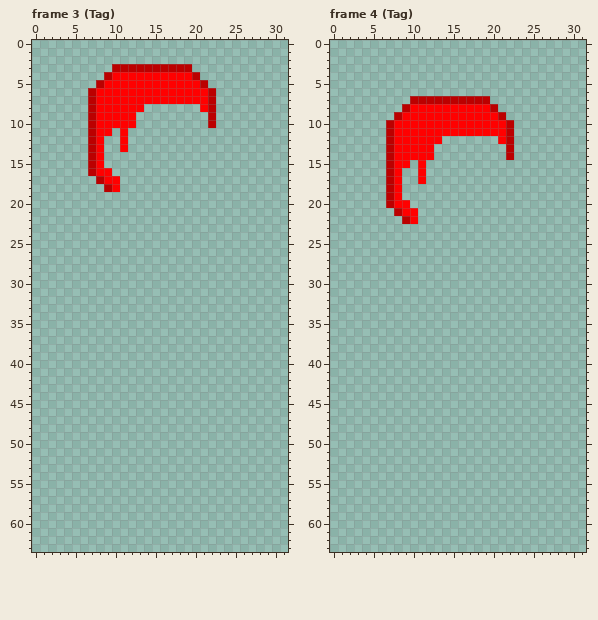
Edited in one commit: pixel-art file (Assets/Resources/Clothes/Hair Right.aseprite). The picture above was drawn from the file before the commit.
32x64 pixels, 12 frames. Colours within 5 levels of each other are drawn and written as one. Shown: frame 3 (Tag), frame 4 (Tag). The commit also changed other frames, which this record leaves out.
The same view after the edit:
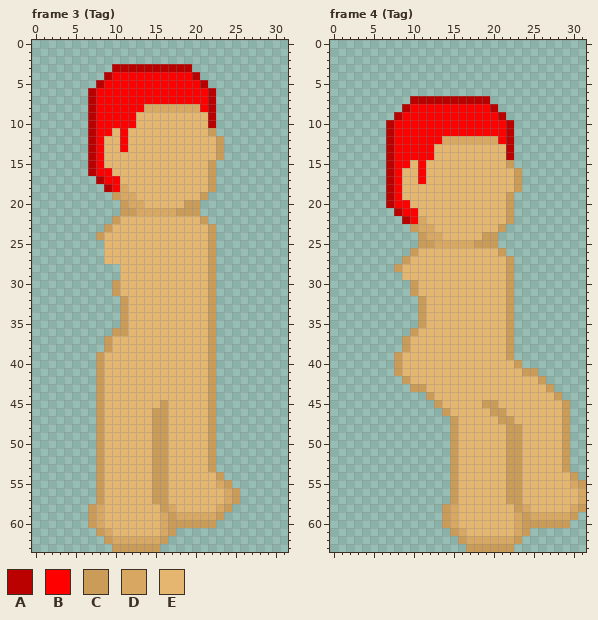
Palette (. is transparent): A #bb0000  B #ff0000  C #cb9c57  D #d8a862  E #e5b670
The edit:
layer "Layer 1" now shown
Changed rows in their new state; - is an unchanged pixel.
Frame 3 (Tag), layer "Layer 1":
first column x 7:
 8 -------DDDDDDD-----
 9 ------EEEEEEEEE----
10 ------EEEEEEEEE----
11 ---E-EEEEEEEEEEC---
12 --EE-EEEEEEEEEEEC--
13 --EE-EEEEEEEEEEEC--
14 --EEEEEEEEEEEEEEC--
15 --EEEEEEEEEEEEEC---
16 ---EEEEEEEEEEEEC---
17 ----EEEEEEEEEEEC---
18 ----DEEEEEEEEEEC---
19 ---CDDEEEEEEEEC----
20 ----CDDEEEEECC-----
21 ----CCDDDDDCCC-----
22 ---CEEEEEEEEEEC----
23 --CEEEEEEEEEEEEC---
24 -CEEEEEEEEEEEEEC---
25 --EEEEEEEEEEEEEC---
26 --EEEEEEEEEEEEEC---
27 --EEEEEEEEEEEEEC---
28 ----EEEEEEEEEEEC---
29 ----EEEEEEEEEEEC---
30 ---CEEEEEEEEEEEC---
31 ---CEEEEEEEEEEEC---
32 ----CEEEEEEEEEEC---
33 ----CEEEEEEEEEEC---
34 ----CEEEEEEEEEEC---
35 ----CEEEEEEEEEEC---
36 ---CCEEEEEEEEEEC---
37 --CEEEEEEEEEEEEC---
38 --CEEEEEEEEEEEEC---
39 -CEEEEEEEEEEEEEC---
40 -CEEEEEEEEEEEEEC---
41 -CEEEEEEEEEEEEEC---
42 -CEEEEEEEEEEEEEC---
43 -CEEEEEEEEEEEEEC---
44 -CEEEEEEEEEEEEEC---
45 -CEEEEEEECEEEEEC---
46 -CEEEEEECCEEEEEC---
47 -CEEEEEECCEEEEEC---
48 -CEEEEEECCEEEEEC---
49 -CEEEEEECCEEEEEC---
50 -CEEEEEECCEEEEEC---
51 -CEEEEEECCEEEEEC---
52 -CEEEEEECCEEEEEC---
53 -CEEEEEECCEEEEEC---
54 -CEEEEEECCEEEEEEC--
55 -CEEEEEECCEEEEEEDC-
56 -CEEEEEECCEEEEEEEDC
57 -CEEEEEECCEEEEEEEDC
58 CDEEEEEEECDEEEEEDC-
59 CDEEEEEEEDCDDDDDC--
60 CDEEEEEEEDCCCCCC---
61 -CDEEEEEEDC--------
62 --CDDDDDDC---------
63 ---CCCCCC----------
Frame 4 (Tag), layer "Layer 1":
first column x 8:
12 ------DDDDDDD-----------
13 -----EEEEEEEEE----------
14 -----EEEEEEEEE----------
15 --E-EEEEEEEEEEC---------
16 -EE-EEEEEEEEEEEC--------
17 -EE-EEEEEEEEEEEC--------
18 -EEEEEEEEEEEEEEC--------
19 -EEEEEEEEEEEEEC---------
20 --EEEEEEEEEEEEC---------
21 ---EEEEEEEEEEEC---------
22 ---DEEEEEEEEEEC---------
23 --CDDEEEEEEEEC----------
24 ---CDDEEEEECC-----------
25 ---CCDDDDDCCC-----------
26 --CEEEEEEEEEEC----------
27 -CEEEEEEEEEEEEC---------
28 CEEEEEEEEEEEEEC---------
29 -EEEEEEEEEEEEEC---------
30 --CEEEEEEEEEEEC---------
31 --CEEEEEEEEEEEC---------
32 ---CEEEEEEEEEEC---------
33 ---CEEEEEEEEEEC---------
34 ---CEEEEEEEEEEC---------
35 ---CEEEEEEEEEEC---------
36 --CEEEEEEEEEEEC---------
37 -CEEEEEEEEEEEEC---------
38 -CEEEEEEEEEEEEC---------
39 CEEEEEEEEEEEEEC---------
40 CEEEEEEEEEEEEEEC--------
41 CEEEEEEEEEEEEEEECC------
42 -CEEEEEEEEEEEEEEEEC-----
43 --CCEEEEEEEEEEEEEEEC----
44 ----CEEEEEEEEEEEEEEEC---
45 -----CEEEEECCEEEEEEEEC--
46 ------CEEEEECCEEEEEEEC--
47 -------CEEEEECCEEEEEEC--
48 -------CEEEEEECCEEEEEC--
49 -------CEEEEEECCEEEEEC--
50 -------CEEEEEECCEEEEEC--
51 -------CEEEEEECCEEEEEC--
52 -------CEEEEEECCEEEEEC--
53 -------CEEEEEECCEEEEEC--
54 -------CEEEEEECCEEEEEEC-
55 -------CEEEEEECCEEEEEEDC
56 -------CEEEEEECCEEEEEEED
57 -------CEEEEEECCEEEEEEED
58 ------CDEEEEEEECDEEEEEDC
59 ------CDEEEEEEEDCDDDDDC-
60 ------CDEEEEEEEDCCCCCC--
61 -------CDEEEEEEDC-------
62 --------CDDDDDDC--------
63 ---------CCCCCC---------
Where, in picture pixels (left, top, right, bottom), the same in both pictures:
added: (88, 104, 240, 552)
added: (394, 136, 586, 552)
